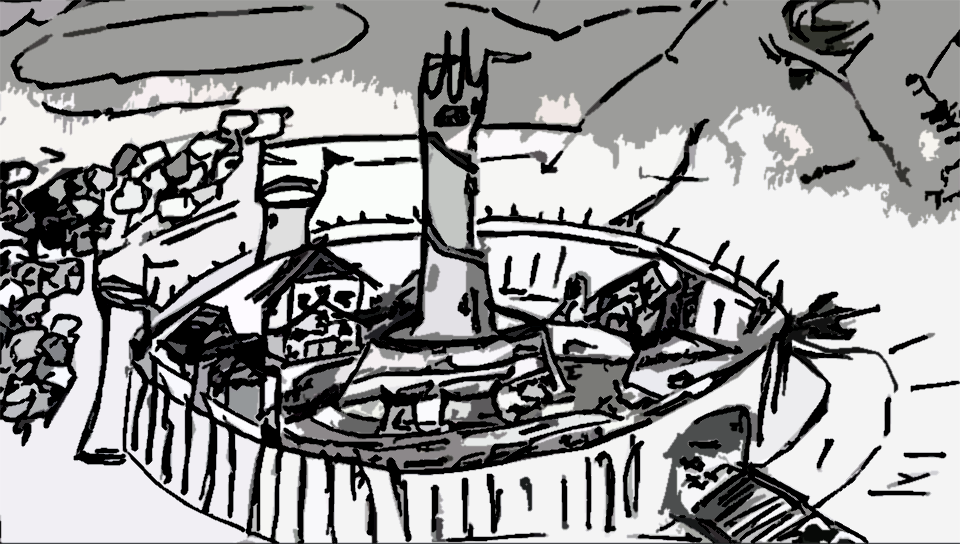
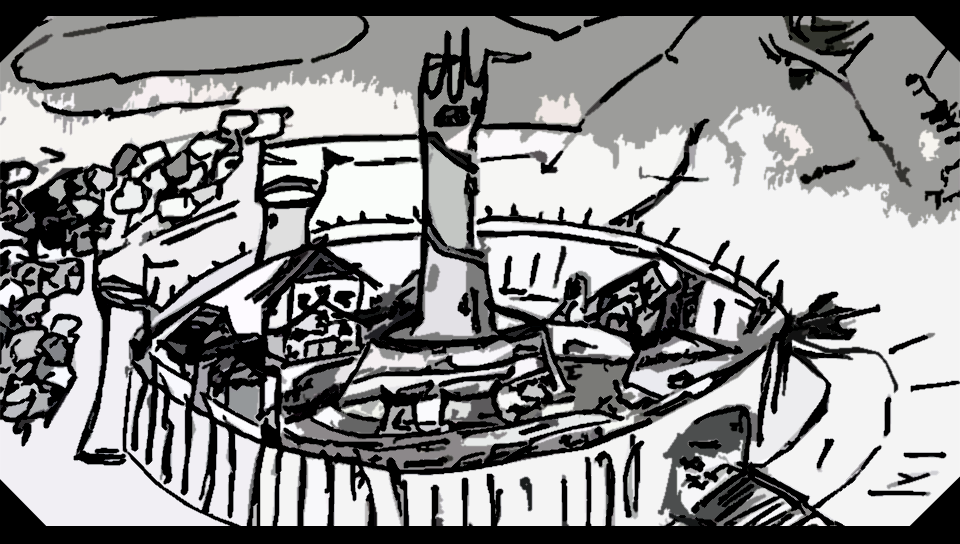
Two versions of the same layered image (w=960, h=544). Layer-by-layer changes:
added layer "frame" above "Layer 1" over (x1=0, y1=0, x2=960, y2=544)
